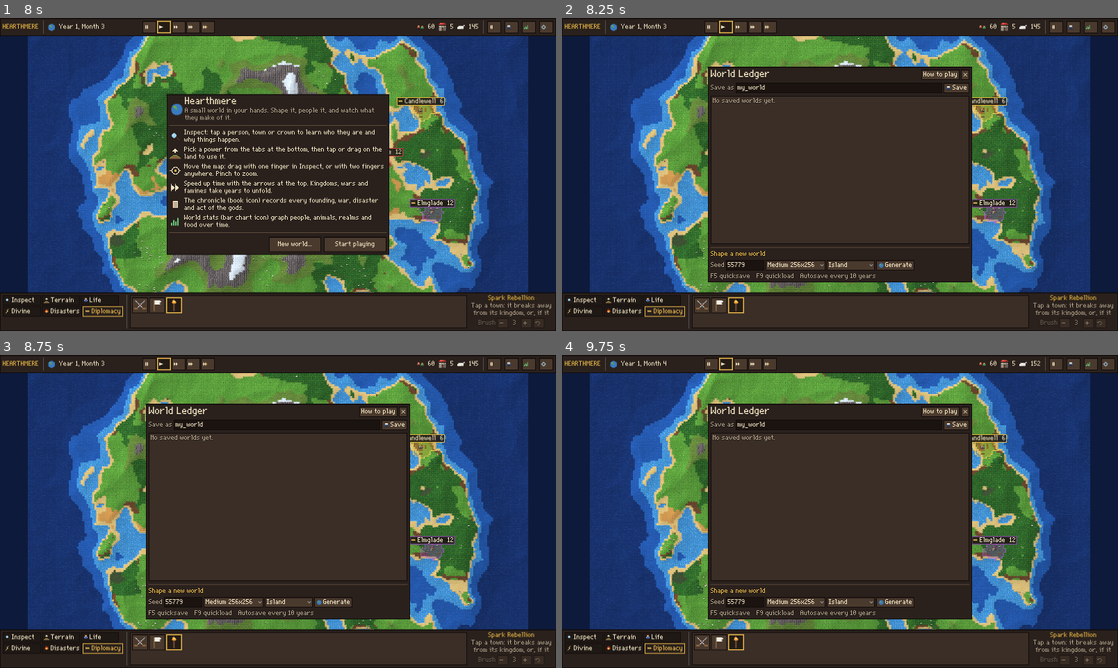
Above: before the commit, frames 1-4 (two rows, left to right).
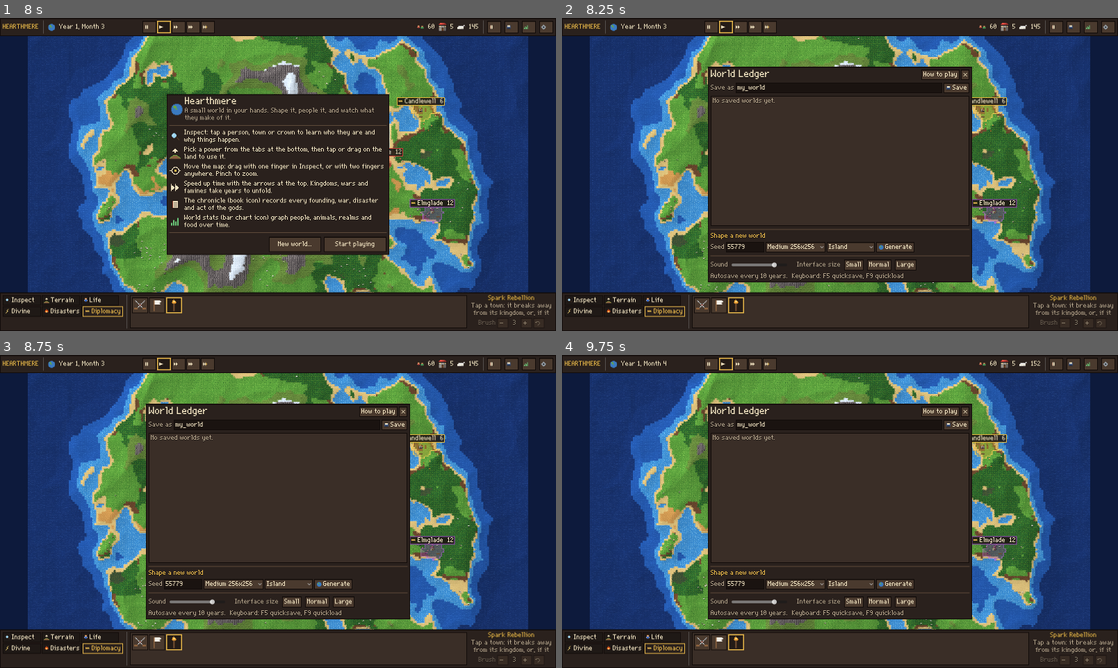
Above: after the commit, the same moments.

Repository: nearlyindifferent/Worldbox
Game: Godot game, scene res://scenes/main.tscn
Two runs of this game, one before a commit and one after it. Both use one fixed random seed, a clock stepped at 60 frames per second and the inputs below.
Inputs (mouse positions are in pixels of both pictures, inside the frame that each line leads up to):
- Up to frame 1 (8 s): click "Inspect" at 0.5 s; click "Terrain" at 1.25 s; click "Inspect" at 2 s; click "Life" at 2.75 s; click "Divine" at 3.5 s; click "Disasters" at 4.25 s; click "Diplomacy" at 5 s; click (139, 305) at 5.77 s; click (155, 305) at 6.52 s; click (172, 305) at 7.27 s
- Up to frame 2 (8.25 s): click "New world..." at 8 s
- Up to frame 3 (8.75 s): no input
- Up to frame 4 (9.75 s): click "How to play" at 8.75 s; click "New world..." at 9.5 s

Frame 1 is identical in both runs. In frame 2, 2.2% of the frame differs, in the area x 26-74%, y 66-84%; in frame 3, 2.2%; in frame 4, 2.2%.

Commit message:
Procedural sound effects, volume and interface size settings
SoundBank synthesises 13 effects at startup (no audio assets): thunder
for smite, crackle for fire, rain hiss, plague bubbles, a meteor boom and
quake rumble with the impacts, horns when wars start or realms fall,
chimes for new towns and peace, clicks and dirt thuds for tools. The menu
gains a volume slider and Small/Normal/Large interface sizes, both saved
in user://settings.cfg. tools/export_sfx.gd writes the sounds as WAVs.

Co-Authored-By: Claude Opus 5.5 <noreply@anthropic.com>
Claude-Session: https://claude.ai/code/session_01XE5R78pzm2itwZE2NTeysj

Diff:
--- a/src/game/game.gd
+++ b/src/game/game.gd
@@ -37,6 +37,10 @@
 var buildings_view := BuildingView.new()
 var units_view := UnitView.new()
 var fx := WorldFx.new()
+var sounds := SoundBank.new()
+var _major_heard := 0
+var _base_ui_scale := 1.0
+var ui_scale := 1.0
 var camera := CameraRig.new()
 var ui_layer := CanvasLayer.new()
 var ui: GameUi
@@ -59,9 +63,10 @@
 	Defs.ensure_loaded()
 	if OS.has_feature("web"):
 		# High-density tablet screens: scale everything to the device pixel ratio.
-		get_window().content_scale_factor = clampf(roundf(DisplayServer.screen_get_scale()), 1.0, 3.0)
+		_base_ui_scale = clampf(roundf(DisplayServer.screen_get_scale()), 1.0, 3.0)
 		if str(boot.get("size", "")) == "medium":
 			boot["size"] = "small"
+	_apply_ui_scale()
 	get_viewport().gui_embed_subwindows = true
 	# Outside the world reads as open sea rather than an engine-grey void.
 	RenderingServer.set_default_clear_color(Color("#0d1a3c"))
@@ -72,6 +77,8 @@
 	world_root.add_child(fx)
 	add_child(camera)
 	camera.make_current()
+	add_child(sounds)
+	_load_audio_settings()
 	ui_layer.layer = 10
 	add_child(ui_layer)
 	ui = GameUi.new()
@@ -109,6 +116,7 @@
 	if sim != null and sim != new_sim:
 		sim.dispose()
 	sim = new_sim
+	_major_heard = sim.history.major.size()
 	terrain.bind(sim)
 	buildings_view.sim = sim
 	units_view.sim = sim
@@ -221,6 +229,7 @@
 	fx.unit_alpha = alpha
 	_apply_held_brush(delta)
 	_drain_sim_fx()
+	_listen_history()
 	var vr := camera.visible_tiles_rect()
 	terrain.set_zoom_hint(camera.current_zoom())
 	buildings_view.update_view(vr)
@@ -231,6 +240,8 @@
 # ------------------------------------------------------------------ powers & selection
 
 func set_power(id: String) -> void:
+	if id != power:
+		sounds.play("click")
 	power = id
 	fx.brush_visible = Powers.DEFS[id]["brush"]
 	fx.brush_color = Powers.brush_color(id)
@@ -401,8 +412,14 @@
 		if vr.grow(12).has_point(Vector2(tile)):
 			if kind == "meteor":
 				camera.shake(9.0, 0.8)
+				sounds.play("boom")
 			elif kind == "quake":
 				camera.shake(5.0, float(e.get("dur", 1.0)))
+				sounds.play("rumble")
+			elif kind == "conquest":
+				sounds.play("horn", 0.8)
+		if kind == "hit" and vr.has_point(Vector2(tile)) and camera.current_zoom() > 1.0:
+			sounds.play("hit", 1.0, -12.0)
 		if vr.has_point(Vector2(tile)):
 			fx.add_effect(kind, tile, int(e.get("r", 1)), float(e.get("dur", 0.0)))
 	sim.fx_events.clear()
@@ -431,6 +448,7 @@
 	_last_brush_tile = t
 	var r := sim.apply_command({"op": "brush", "power": power, "x": t.x, "y": t.y, "radius": brush_radius})
 	if r["ok"]:
+		_power_sound(power)
 		var kind := Powers.effect_kind(power)
 		if kind == "disaster":
 			if power in ["fire", "rain", "plague"]:
@@ -439,6 +457,79 @@
 			fx.add_effect(kind, t, brush_radius)
 	elif str(r["msg"]) != "":
 		toast.emit(str(r["msg"]), false)
+
+
+func _power_sound(p: String) -> void:
+	match p:
+		"smite":
+			sounds.play("thunder")
+		"bless":
+			sounds.play("chime", 1.3, -4.0)
+		"fire":
+			sounds.play("fire")
+		"rain":
+			sounds.play("rain")
+		"plague":
+			sounds.play("bubble")
+		"spawn_human", "spawn_sheep", "spawn_wolf":
+			sounds.play("spawn")
+		"meteor", "earthquake", "volcano":
+			pass  # played when the simulation reports the impact
+		_:
+			if Powers.effect_kind(p) == "terrain":
+				sounds.play("dirt", 1.0, -6.0)
+			else:
+				sounds.play("click")
+
+
+## Great events of the chronicle get a sound cue: horns for war, chimes for new realms.
+func _listen_history() -> void:
+	var major := sim.history.major
+	if _major_heard > major.size():
+		_major_heard = major.size()
+	while _major_heard < major.size():
+		var k := int(major[_major_heard]["kind"])
+		_major_heard += 1
+		match k:
+			HistoryLog.Kind.WAR_DECLARED:
+				sounds.play("horn")
+			HistoryLog.Kind.KINGDOM_FALLEN:
+				sounds.play("horn", 0.7)
+			HistoryLog.Kind.CITY_FOUNDED, HistoryLog.Kind.PEACE:
+				sounds.play("chime")
+
+
+func set_volume(v: float) -> void:
+	sounds.volume = v
+	sounds.muted = v <= 0.001
+	var cfg := ConfigFile.new()
+	cfg.load(WelcomePanel.SETTINGS)
+	cfg.set_value("audio", "volume", v)
+	cfg.save(WelcomePanel.SETTINGS)
+
+
+func set_ui_scale(mult: float) -> void:
+	ui_scale = clampf(mult, 0.6, 1.6)
+	var cfg := ConfigFile.new()
+	cfg.load(WelcomePanel.SETTINGS)
+	cfg.set_value("ui", "scale", ui_scale)
+	cfg.save(WelcomePanel.SETTINGS)
+	_apply_ui_scale()
+
+
+func _apply_ui_scale() -> void:
+	var cfg := ConfigFile.new()
+	if cfg.load(WelcomePanel.SETTINGS) == OK:
+		ui_scale = float(cfg.get_value("ui", "scale", ui_scale))
+	get_window().content_scale_factor = _base_ui_scale * ui_scale
+
+
+func _load_audio_settings() -> void:
+	var cfg := ConfigFile.new()
+	if cfg.load(WelcomePanel.SETTINGS) == OK:
+		var v := float(cfg.get_value("audio", "volume", 0.8))
+		sounds.volume = v
+		sounds.muted = v <= 0.001
 
 
 func _inspect_at(t: Vector2i) -> void:
--- /dev/null
+++ b/src/render/sound_bank.gd
@@ -0,0 +1,176 @@
+class_name SoundBank
+extends Node
+## Procedurally synthesised sound effects (no external audio assets). Sounds are
+## generated once at startup as 16-bit mono PCM and played through a small pool of
+## players. Presentation only: never read by the simulation.
+
+const RATE := 22050
+const POOL := 10
+const MIN_GAP := {"hit": 0.12, "fire": 0.5, "click": 0.05, "build": 0.4, "horn": 1.5, "chime": 0.8, "dirt": 0.12, "spawn": 0.2, "rain": 0.6, "bubble": 0.4, "thunder": 0.25}
+
+var volume := 0.8:
+	set(v):
+		volume = clampf(v, 0.0, 1.0)
+		for p in _players:
+			p.volume_db = linear_to_db(maxf(volume, 0.0001))
+var muted := false
+var _streams: Dictionary = {}
+var _players: Array[AudioStreamPlayer] = []
+var _last: Dictionary = {}
+var _rng := RandomNumberGenerator.new()
+var _next := 0
+
+
+func _ready() -> void:
+	_rng.seed = 12345
+	for k in POOL:
+		var p := AudioStreamPlayer.new()
+		add_child(p)
+		_players.append(p)
+	volume = volume
+	_streams["click"] = _make(0.05, _click)
+	_streams["thunder"] = _make(1.3, _thunder)
+	_streams["boom"] = _make(1.8, _boom)
+	_streams["rumble"] = _make(2.2, _rumble)
+	_streams["fire"] = _make(0.9, _fire)
+	_streams["chime"] = _make(1.0, _chime)
+	_streams["horn"] = _make(1.4, _horn)
+	_streams["rain"] = _make(1.2, _rain)
+	_streams["bubble"] = _make(0.6, _bubble)
+	_streams["build"] = _make(0.18, _knock)
+	_streams["hit"] = _make(0.08, _hit)
+	_streams["spawn"] = _make(0.5, _spawn)
+	_streams["dirt"] = _make(0.25, _dirt)
+
+
+func play(id: String, pitch: float = 1.0, gain_db: float = 0.0) -> void:
+	if muted or not _streams.has(id):
+		return
+	var now := Time.get_ticks_msec() / 1000.0
+	if now - float(_last.get(id, -10.0)) < float(MIN_GAP.get(id, 0.03)):
+		return
+	_last[id] = now
+	var p := _players[_next]
+	_next = (_next + 1) % POOL
+	p.stream = _streams[id]
+	p.pitch_scale = pitch * _rng.randf_range(0.95, 1.05)
+	p.volume_db = linear_to_db(maxf(volume, 0.0001)) + gain_db
+	p.play()
+
+
+func _make(seconds: float, fn: Callable) -> AudioStreamWAV:
+	var n := int(seconds * RATE)
+	var data := PackedByteArray()
+	data.resize(n * 2)
+	var rng := RandomNumberGenerator.new()
+	rng.seed = hash(fn.get_method())
+	var state := {"lp": 0.0, "lp2": 0.0, "rng": rng}
+	for i in n:
+		var t := float(i) / RATE
+		var v := clampf(float(fn.call(t, seconds, state)), -1.0, 1.0)
+		data.encode_s16(i * 2, int(v * 32000.0))
+	var s := AudioStreamWAV.new()
+	s.format = AudioStreamWAV.FORMAT_16_BITS
+	s.mix_rate = RATE
+	s.stereo = false
+	s.data = data
+	return s
+
+
+static func _env(t: float, attack: float, decay: float) -> float:
+	return minf(1.0, t / maxf(attack, 0.0001)) * exp(-t / decay)
+
+
+static func _noise(state: Dictionary) -> float:
+	return (state["rng"] as RandomNumberGenerator).randf_range(-1.0, 1.0)
+
+
+## One-pole low-pass on white noise; k in (0, 1], smaller = darker.
+static func _lp(state: Dictionary, x: float, k: float, key: String = "lp") -> float:
+	state[key] = float(state[key]) + (x - float(state[key])) * k
+	return state[key]
+
+
+func _click(t: float, _d: float, _s: Dictionary) -> float:
+	return sin(TAU * 1200.0 * t) * _env(t, 0.002, 0.012) * 0.5
+
+
+func _thunder(t: float, _d: float, s: Dictionary) -> float:
+	var crack := _noise(s) * _env(t, 0.001, 0.06)
+	var roll := _lp(s, _noise(s), 0.05) * _env(t, 0.05, 0.45) * (0.8 + 0.2 * sin(t * 23.0))
+	return crack * 0.7 + roll * 3.4
+
+
+func _boom(t: float, _d: float, s: Dictionary) -> float:
+	var f := 110.0 * exp(-t * 2.0) + 35.0
+	var body := sin(TAU * f * t) * _env(t, 0.004, 0.5)
+	var debris := _lp(s, _noise(s), 0.12) * _env(t, 0.01, 0.35)
+	return body * 0.62 + debris * 1.1
+
+
+func _rumble(t: float, d: float, s: Dictionary) -> float:
+	var shake := 0.6 + 0.4 * sin(t * 17.0) * sin(t * 5.3)
+	var fade := minf(1.0, t / 0.2) * minf(1.0, (d - t) / 0.6)
+	return _lp(s, _noise(s), 0.03) * 3.0 * shake * fade + sin(TAU * 42.0 * t) * 0.25 * fade
+
+
+func _fire(t: float, d: float, s: Dictionary) -> float:
+	var hiss := _lp(s, _noise(s), 0.25) * 0.25
+	var rng: RandomNumberGenerator = s["rng"]
+	var pop := 0.0
+	if rng.randf() < 0.004:
+		s["lp2"] = 1.0
+	pop = float(s["lp2"]) * _noise(s)
+	s["lp2"] = float(s["lp2"]) * 0.93
+	var fade := minf(1.0, t / 0.1) * minf(1.0, (d - t) / 0.2)
+	return (hiss + pop * 0.7) * fade
+
+
+func _chime(t: float, _d: float, _s: Dictionary) -> float:
+	var a := sin(TAU * 660.0 * t) * _env(t, 0.003, 0.45)
+	var b := sin(TAU * 990.0 * t) * _env(maxf(0.0, t - 0.12), 0.003, 0.4) * (1.0 if t > 0.12 else 0.0)
+	var c := sin(TAU * 1320.0 * t) * _env(t, 0.003, 0.2) * 0.3
+	return (a + b + c) * 0.35
+
+
+func _horn(t: float, d: float, _s: Dictionary) -> float:
+	var vib := 1.0 + 0.012 * sin(TAU * 5.5 * t)
+	var f := 196.0 * vib
+	var tone := 0.0
+	for h in [1, 2, 3, 4, 5]:
+		tone += sin(TAU * f * h * t) / float(h * h) * (1.0 if h < 4 else 0.6)
+	var env := minf(1.0, t / 0.15) * minf(1.0, (d - t) / 0.4)
+	return tone * env * 0.45
+
+
+func _rain(t: float, d: float, s: Dictionary) -> float:
+	var hiss := _lp(s, _noise(s), 0.5) - _lp(s, _noise(s), 0.05, "lp2")
+	var fade := minf(1.0, t / 0.2) * minf(1.0, (d - t) / 0.4)
+	return hiss * 0.5 * fade
+
+
+func _bubble(t: float, _d: float, _s: Dictionary) -> float:
+	var out := 0.0
+	for k in 3:
+		var t0 := k * 0.15
+		if t >= t0:
+			var tt := t - t0
+			out += sin(TAU * (300.0 + 600.0 * tt) * tt) * _env(tt, 0.005, 0.06)
+	return out * 0.4
+
+
+func _knock(t: float, _d: float, s: Dictionary) -> float:
+	return (sin(TAU * 170.0 * t) * 0.7 + _noise(s) * 0.3) * _env(t, 0.001, 0.03)
+
+
+func _hit(t: float, _d: float, s: Dictionary) -> float:
+	return (_noise(s) * 0.5 + sin(TAU * 520.0 * t) * 0.3) * _env(t, 0.001, 0.015)
+
+
+func _spawn(t: float, _d: float, _s: Dictionary) -> float:
+	var f := 520.0 + 700.0 * t
+	return sin(TAU * f * t) * _env(t, 0.01, 0.15) * 0.35
+
+
+func _dirt(t: float, _d: float, s: Dictionary) -> float:
+	return _lp(s, _noise(s), 0.2) * _env(t, 0.005, 0.07) * 1.2
--- a/src/ui/menu_panel.gd
+++ b/src/ui/menu_panel.gd
@@ -89,7 +89,29 @@
 		visible = false)
 	gen.add_child(go)
 	col.add_child(gen)
-	col.add_child(UiTheme.label("F5 quicksave   F9 quickload   Autosave every %d years" % Game.AUTOSAVE_YEARS, "MutedLabel"))
+	col.add_child(HSeparator.new())
+	var opts := HBoxContainer.new()
+	opts.add_theme_constant_override("separation", 10)
+	opts.add_child(UiTheme.label("Sound", "MutedLabel"))
+	var vol := HSlider.new()
+	vol.min_value = 0.0
+	vol.max_value = 1.0
+	vol.step = 0.05
+	vol.value = game.sounds.volume if not game.sounds.muted else 0.0
+	vol.custom_minimum_size = Vector2(160, 32)
+	vol.focus_mode = Control.FOCUS_NONE
+	vol.value_changed.connect(game.set_volume)
+	opts.add_child(vol)
+	opts.add_child(UiTheme.label("   Interface size", "MutedLabel"))
+	for spec: Array in [["Small", 0.8], ["Normal", 1.0], ["Large", 1.25]]:
+		var b := Button.new()
+		b.text = spec[0]
+		b.focus_mode = Control.FOCUS_NONE
+		var mult: float = spec[1]
+		b.pressed.connect(func() -> void: game.set_ui_scale(mult))
+		opts.add_child(b)
+	col.add_child(opts)
+	col.add_child(UiTheme.label("Autosave every %d years.  Keyboard: F5 quicksave, F9 quickload" % Game.AUTOSAVE_YEARS, "MutedLabel"))
 
 
 func refresh() -> void:
--- /dev/null
+++ b/tools/export_sfx.gd
@@ -0,0 +1,12 @@
+extends SceneTree
+## Writes every procedural sound effect to tools/out/sfx/*.wav for listening.
+##   godot --headless --path . -s res://tools/export_sfx.gd
+func _init() -> void:
+	var bank := SoundBank.new()
+	root.add_child(bank)
+	await process_frame
+	DirAccess.make_dir_recursive_absolute(ProjectSettings.globalize_path("res://tools/out/sfx"))
+	for id: String in bank._streams:
+		(bank._streams[id] as AudioStreamWAV).save_to_wav(ProjectSettings.globalize_path("res://tools/out/sfx/%s.wav" % id))
+		print("wrote ", id)
+	quit()
Not shown, added: src/render/sound_bank.gd.uid
